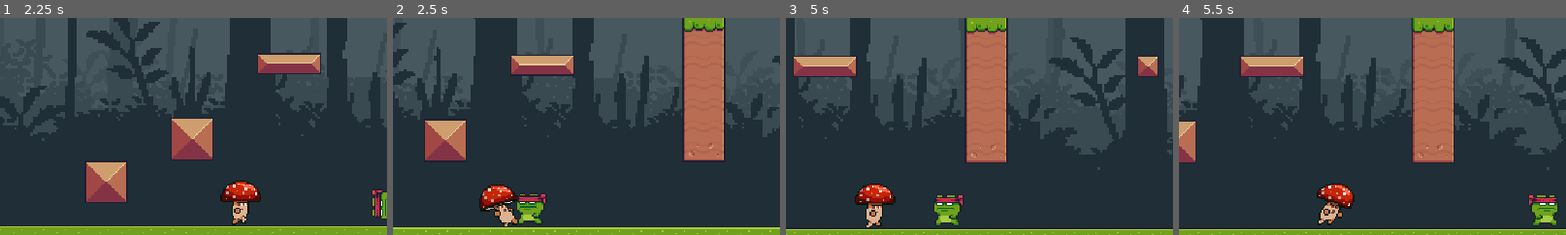
Above: before the commit, frames 1-4 (left to right).
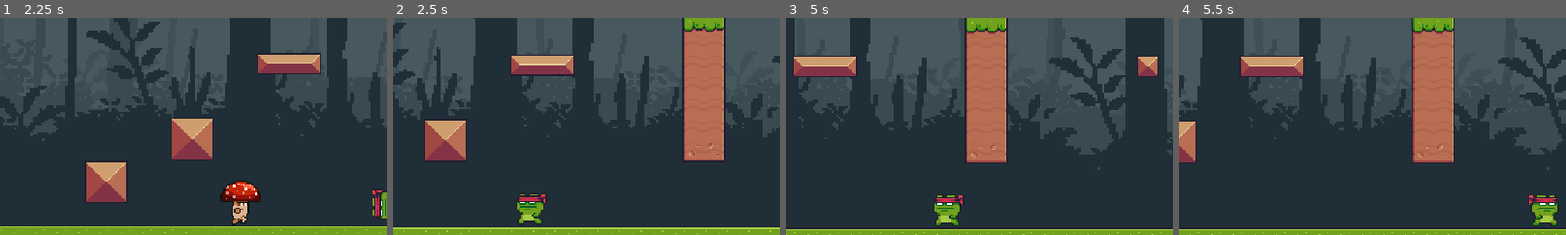
Above: after the commit, the same moments.

Repository: 3ps1ll0n/SimplePlatformer
Game: Godot game, scene res://Scenes/Game.tscn
Two runs of this game, one before a commit and one after it. Both use one fixed random seed, a clock stepped at 60 frames per second and the inputs below.
Inputs (mouse positions are % of the whole screen's width and height, from its top left):
- Up to frame 1 (2.25 s): move the mouse to (72, 45) at 0.52 s; hold Right (Right) 0.53-2.03 s; click (72, 45) at 0.6 s; tap Space (Jump) at 0.77, 1.52 s; move the mouse to (30, 55) at 1.27 s; click (30, 55) at 1.35 s; move the mouse to (60, 28) at 2.02 s; hold Left (Left) from 2.03 s (still down); tap Shift (Dash) at 2.1 s
- Up to frame 2 (2.5 s): keep holding Left (Left); click (60, 28) at 2.3 s
- Up to frame 3 (5 s): move the mouse to (45, 70) at 2.77 s; release Left (Left) at 2.78 s; hold Right (Right) 2.78-4.28 s; right-click (45, 70) at 2.85 s; tap Space (Jump) at 3.02, 3.77, 4.52 s; click (45, 70) at 3.05 s; move the mouse to (80, 65) at 3.52 s; click (80, 65) at 3.6 s; move the mouse to (20, 35) at 4.27 s; hold Left (Left) from 4.28 s (still down); click (20, 35) at 4.35 s
- Up to frame 4 (5.5 s): move the mouse to (55, 50) at 5.02 s; release Left (Left) at 5.03 s; hold Right (Right) from 5.03 s (still down); tap Shift (Dash) at 5.1 s; click (55, 50) at 5.3 s
The pictures show only the part of the screen within x 0-50%, y 43-92%; the shares and areas given below are measured in that part.

Frame 1 is identical in both runs. In frame 2, 1.3% of the frame differs, in the area x 22-33%, y 76-96%; in frame 3, 1.3%; in frame 4, 1.2%.

Commit message:
Enemy is now killable

Diff:
--- /dev/null
+++ b/Scenes/Enemy_Class.tscn
@@ -0,0 +1,6 @@
+[gd_scene load_steps=2 format=3 uid="uid://dkswiui7o2hcj"]
+
+[ext_resource type="Script" uid="uid://l1nlewejgomk" path="res://Scripts/enemy_class.gd" id="1_xhgx3"]
+
+[node name="EnemyClass" type="CharacterBody2D"]
+script = ExtResource("1_xhgx3")
--- a/Scripts/attack_hit_box.gd
+++ b/Scripts/attack_hit_box.gd
@@ -6,7 +6,7 @@
 
 func _on_body_entered(body: Node) -> void:
 	if body.is_in_group("enemies"):   # Assure-toi que tes ennemis sont dans ce groupe
-		#body.take_damage(1)           # Appelle une fonction de dégâts
+		body.take_damage(100)           # Appelle une fonction de dégâts
 		pass
 
 
--- /dev/null
+++ b/Scripts/enemy_class.gd
@@ -0,0 +1,15 @@
+extends CharacterBody2D
+
+@export var max_health := 100
+var current_health := max_health
+
+func _ready() -> void:
+	add_to_group("enemies")
+
+func take_damage(amount: int) -> void:
+	current_health -= amount
+	if current_health <= 0:
+		die()
+
+func die() -> void:
+	queue_free()
--- a/Scripts/mushroom.gd
+++ b/Scripts/mushroom.gd
@@ -1,4 +1,4 @@
-extends CharacterBody2D
+extends "res://Scripts/enemy_class.gd"
 
 const JUMP_VELOCITY = -400.0
 var state : AI_State = AI_State.IDLE
@@ -19,6 +19,11 @@
 }
 
 var direction := 0
+
+func _ready() -> void:
+	max_health = 50
+	current_health = max_health
+	super._ready()
 
 func _physics_process(delta: float) -> void:
 	# Add the gravity.
--- a/Scripts/player.gd
+++ b/Scripts/player.gd
@@ -147,6 +147,7 @@
 
 	# Donne la même rotation à la hitbox (utile si rectangulaire)
 	hitbox.rotation = dir.angle()
+	hitbox.set_collision_mask_value(2, true)
 
 	hitbox.set_shape(RectangleShape2D.new(), Vector2(40, 10))
 
Not shown, added: Scripts/enemy_class.gd.uid
